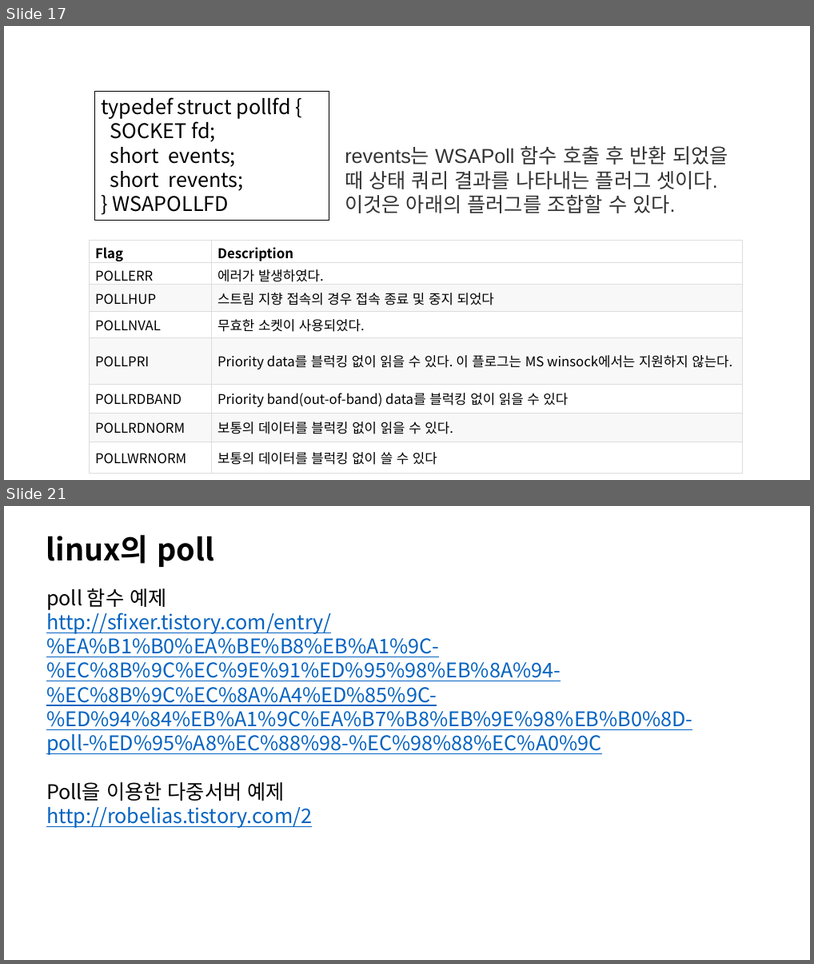
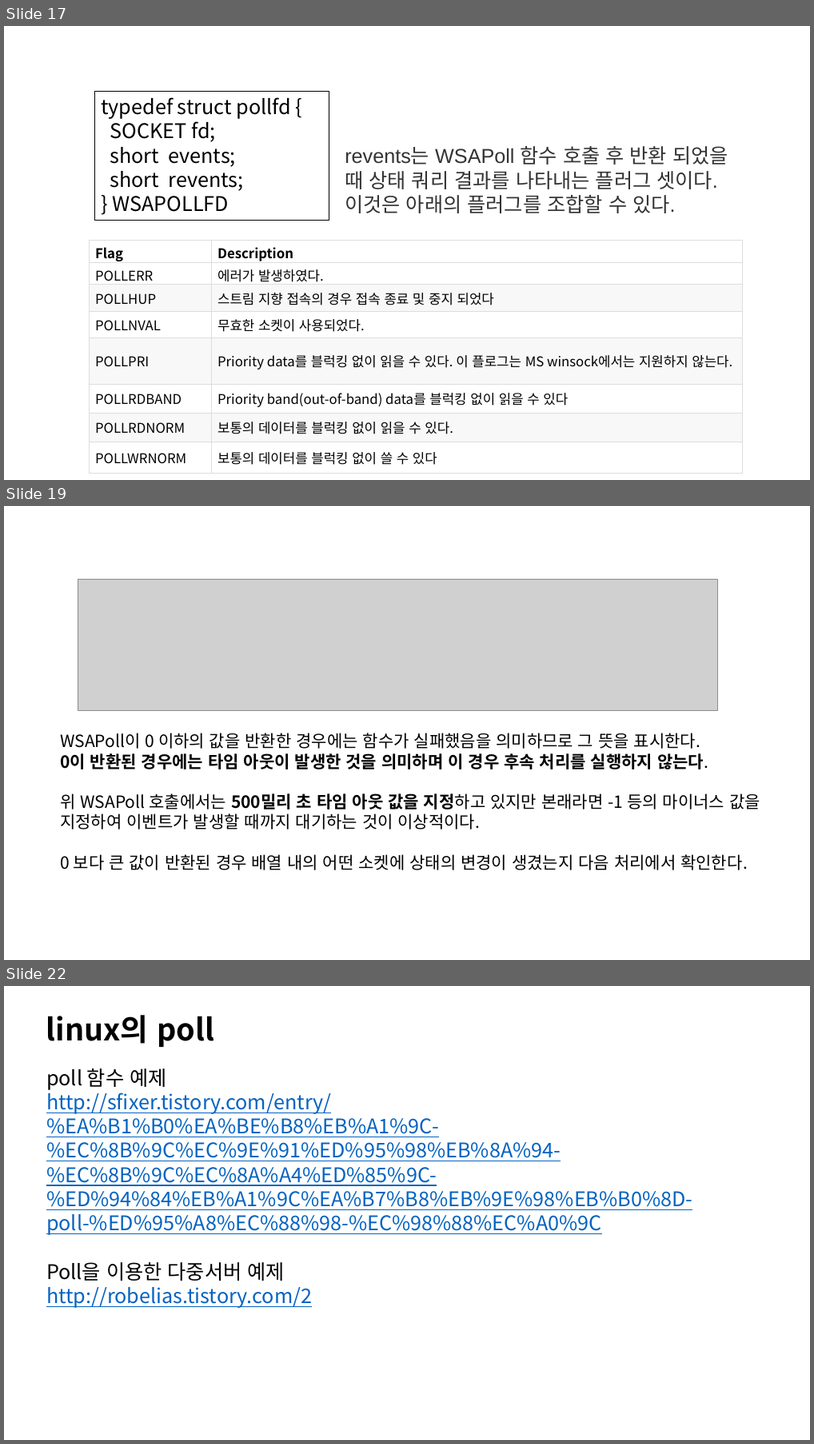
Before and after one commit to Dylan-Jang/conf_cpp_korea_201702, a slide deck: WSAPoll, Fast Loopback.pptx. Shown one above the other, each under a label of ours: slides 17 and 21 before the commit, slides 17, 19 and 22 after it; the slides between them are not shown. The pictures are 814x964 and 814x1444 pixels, drawn with LibreOffice and Linux fonts; fonts in the diff are those of the drawing; grey boxes stand for pictures. Boxes give left, top, right and bottom in pixels: in the first picture for what was removed or moved away, otherwise in the second. Text is boxed around its words. In the diff, an @@ line names an element or a change of style, - is before the commit and + after.

```diff
--- a/WSAPoll, Fast Loopback.pptx
+++ b/WSAPoll, Fast Loopback.pptx
@@ slide 19 added at (4, 506, 810, 960), background #FFFFFF @@
@@ picture added at (78, 579, 718, 710) @@
@@ text added at (60, 732, 761, 870), 20 pt, text #000000 @@
+WSAPoll이 0 이하의 값을 반환한 경우에는 함수가 실패했음을 의미하므로 그 뜻을 표시한다.
+0이 반환된 경우에는 타임 아웃이 발생한 것을 의미하며 이 경우 후속 처리를 실행하지 않는다.
+위 WSAPoll 호출에서는 500밀리 초 타임 아웃 값을 지정하고 있지만 본래라면 -1 등의 마이너스 값을 지정하여 이벤트가 발생할 때까지 대기하는 것이 이상적이다.
+0 보다 큰 값이 반환된 경우 배열 내의 어떤 소켓에 상태의 변경이 생겼는지 다음 처리에서 확인한다.
@@ what was slide 21 is now slide 22 @@
```
Also in this commit, not shown: 1 slide changed, 3 other slides added, 3 slides removed, 3 other files.
